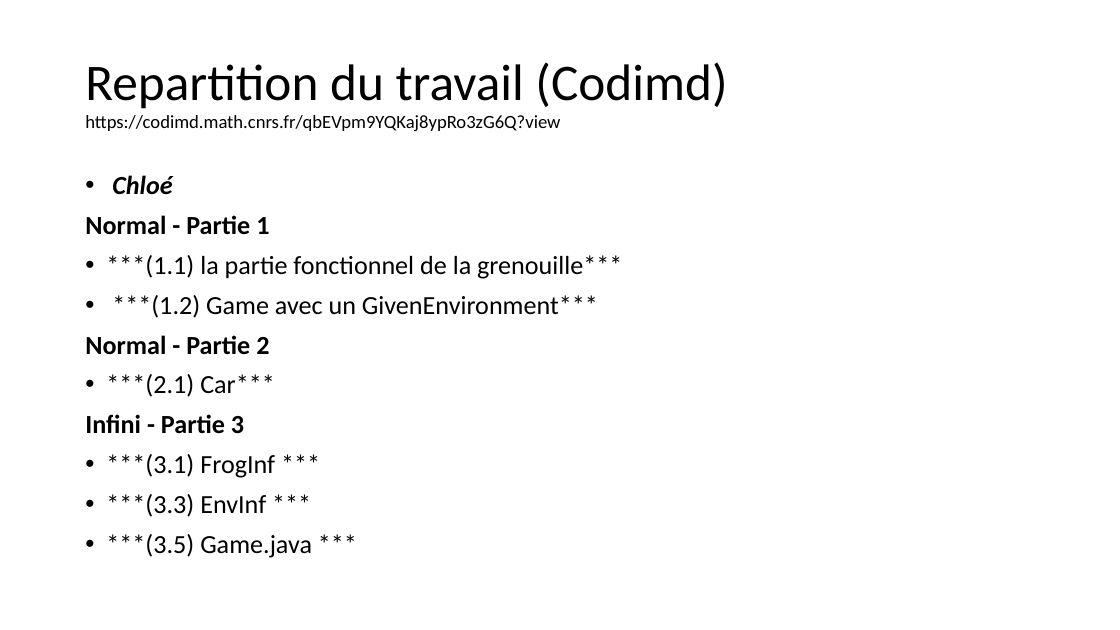
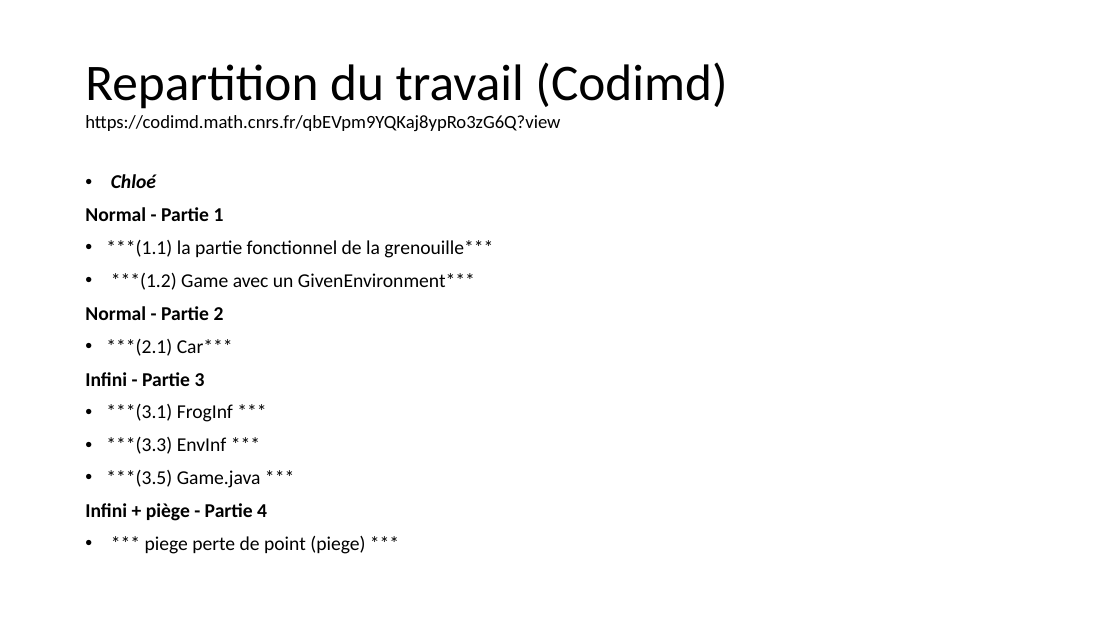
Before and after one commit to Cheima1/Frogger, a slide deck: slide 4 of Projet FroggerRapport.pptx. Drawn at 1120x630 pixels with LibreOffice and Linux fonts; fonts in the diff are those of the drawing. Boxes give left, top, right and bottom in pixels: in the first picture for what was removed or moved away, otherwise in the second. Text is boxed around its words. In the diff, an @@ line names an element or a change of style, - is before the commit and + after.

```diff
--- a/Projet FroggerRapport.pptx
+++ b/Projet FroggerRapport.pptx
@@ text at (85,174,493,488): size 22.4 to 16.8 pt in "Chloé", "Normal - Partie 1", "***(1.1) la partie fonctionnel de la grenouille***", "***(1.2) Game avec un GivenEnvironment***" and 6 more places @@
@@ text at (85,503,365,554): paragraphs added @@
+Infini + piège - Partie 4
+• *** piege perte de point (piege) ***
```
Also in this commit, not shown: 3 other slides changed.
